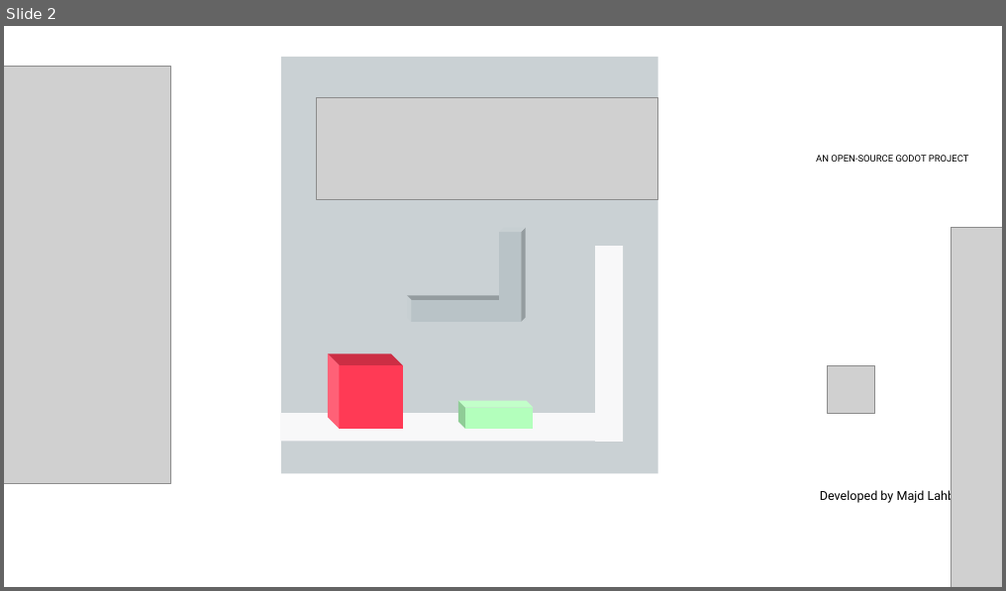
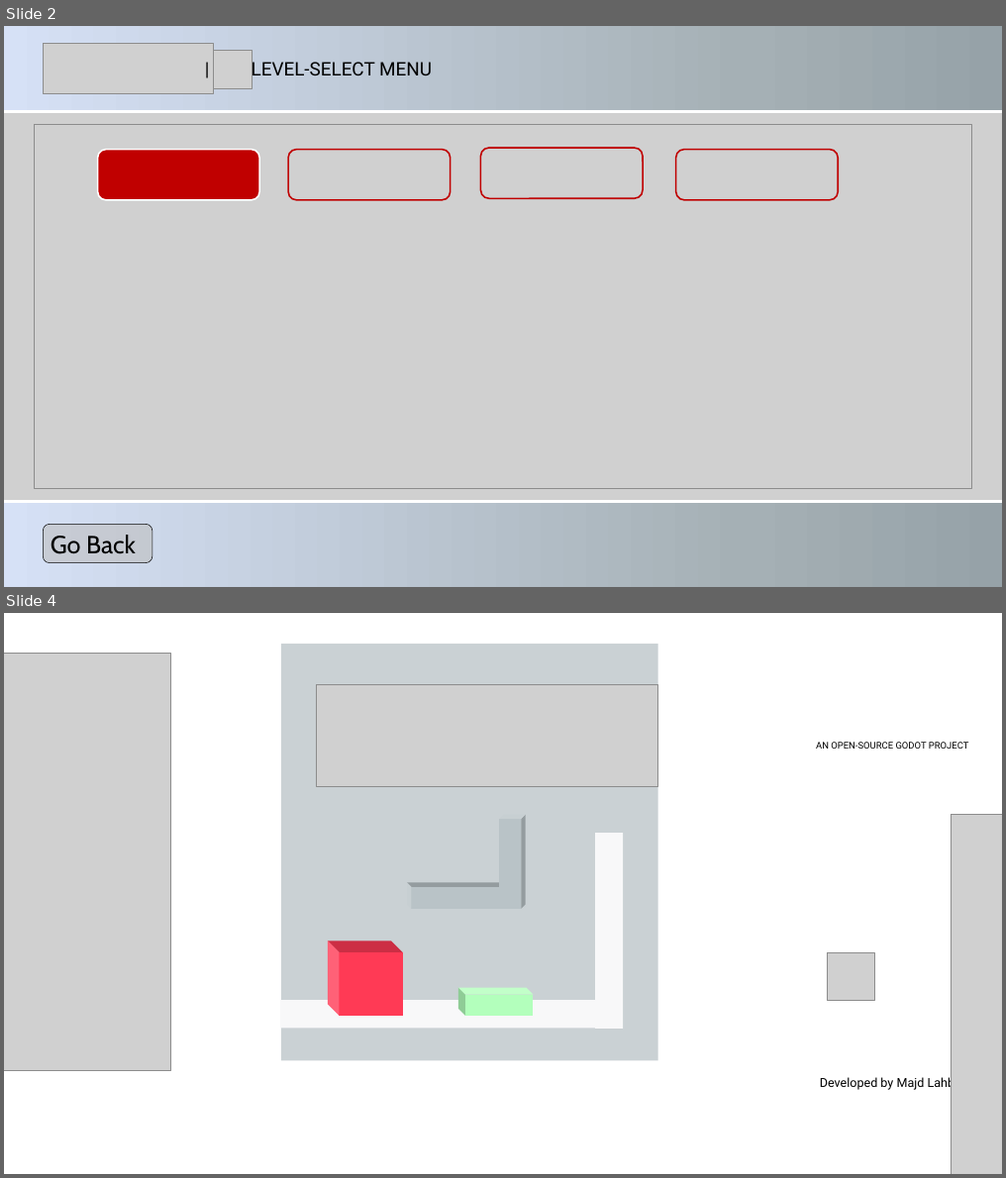
Before and after one commit to MajdLHB/Keep-Going-Trick-Box--Godot-Game-Project, a slide deck: Godot Project/Concept.pptx. Shown one above the other, each under a label of ours: slide 2 before the commit, slides 2 and 4 after it; the slides between them are not shown. The pictures are 1006x591 and 1006x1178 pixels, drawn with LibreOffice and Linux fonts; fonts in the diff are those of the drawing; grey boxes stand for pictures. Boxes give left, top, right and bottom in pixels: in the first picture for what was removed or moved away, otherwise in the second. Text is boxed around its words. In the diff, an @@ line names an element or a change of style, - is before the commit and + after.

Commit message:
Adding the level select menu

```diff
--- a/Godot Project/Concept.pptx
+++ b/Godot Project/Concept.pptx
@@ slide 2 added at bbox=[4, 26, 1002, 587], background #FFFFFF @@
@@ rectangle added at bbox=[4, 26, 1002, 587], fill gradient #D6E1F6 to #A5B0B5 to #96A2A8 @@
@@ picture added at bbox=[43, 43, 213, 94] @@
@@ picture added at bbox=[213, 50, 252, 89] @@
@@ text added at bbox=[252, 59, 432, 81], 18 pt, text #000000 @@
+| LEVEL-SELECT MENU
@@ picture added at bbox=[4, 111, 1002, 502] @@
@@ line added from (4, 111) to (1002, 111), #FFFFFF 3 pt @@
@@ picture added at bbox=[35, 125, 972, 488] @@
@@ rounded rectangle added at bbox=[98, 150, 259, 200], fill #C00000, outline #FFFFFF 1.5 pt @@
@@ rounded rectangle added at bbox=[288, 150, 450, 200], outline #C00000 1.5 pt @@
@@ rounded rectangle added at bbox=[481, 148, 643, 199], outline #C00000 1.5 pt @@
@@ rounded rectangle added at bbox=[676, 150, 838, 200], outline #C00000 1.5 pt @@
@@ line added from (4, 502) to (1002, 502), #FFFFFF 3 pt @@
@@ rounded rectangle added at bbox=[43, 525, 152, 564], fill #BFBFBF at 59% opacity, outline #000000 0.5 pt @@
@@ text added at bbox=[51, 535, 136, 555], 24 pt, text #000000 @@
+Go Back
@@ what was slide 2 is now slide 4 @@
```
Also in this commit, not shown: 1 slide changed, 4 other slides added, 35 other files.
